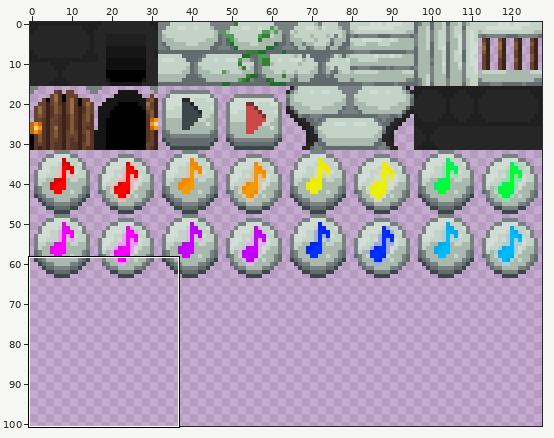
Edited in one commit: sprite sheet (public/assets/images/spritesheet.png). Above, an overview of the earlier version with the close-up marked.
Close-up. Earlier state:
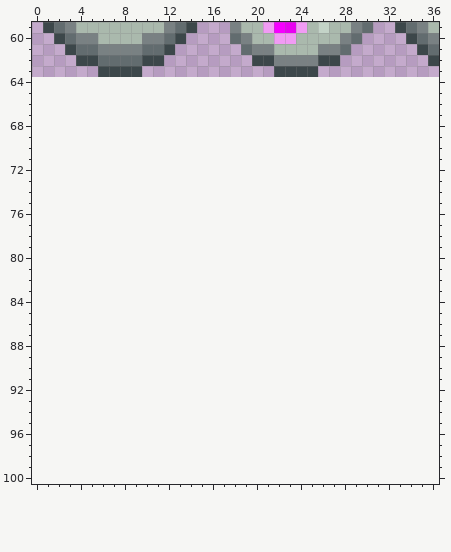
The file is 128x64 pixels. Colours within 5 levels of each other are drawn and written as one. Shown: x 0..36, y 59..100. The old version is drawn lined up with the new one, on the new canvas. The wide view leaves out empty margins.
After the commit:
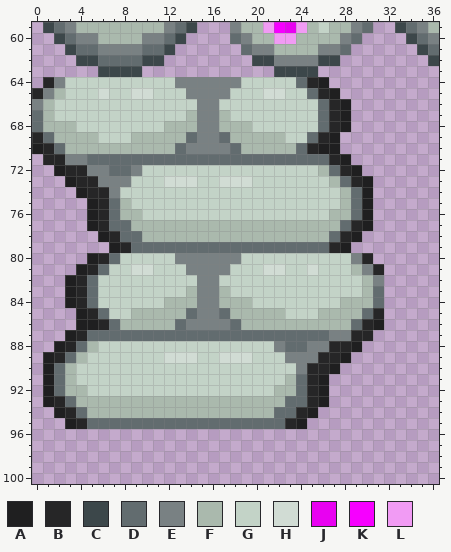
Palette (. is transparent): A #1f1f20  B #262627  C #3c474a  D #626c6f  E #798183  F #aab9ad  G #c3d3c7  H #d1dcd4  J #e801f1  K #f600ff  L #f19bf4
The exact change:
canvas 128x64 -> 128x128
Changed rows in their new state; - is an unchanged pixel.
first column x 0:
 64 -BEGGGGGGGGGGEEEEEEGGGGGDBA-----
 65 BEFGGGHGGHHGGGEEEEGGGHHGGDBA----
 66 EFGGGGGGGGGGGGGEEGGGGGGGGGDBA---
 67 DFGGGGGGGGGGGGFEEFGGGGGGGGDBA---
 68 DFFFGGGGGGGGFFFEEFFFGGGGGGDBA---
 69 BDFFFFGGGFFFFFDEEDFFFFFGGDBA----
 70 ABDFFFFFFFFFFDEEEEDFFFFFDBAA----
 71 -BBEEDDDDDDDDDDDDDDDDDDDDDDBA---
 72 --ABBEEDDEGGGGGGGGGGGGGGGGFDBA--
 73 ---ABBEEEGGGHHHGGHHHGGGGGGGFDBA-
 74 ----ABBEGGGGGGGGGGGGGGGGGGGGFDA-
 75 -----ABDFGGGGGGGGGGGGGGGGGGGFDA-
 76 -----ABDFFGGGGGGGGGGGGGGGGGFFDA-
 77 -----ABDDFFFFFFFFFFFFFFFFFFFDBA-
 78 ------ABDDFFFFFFFFFFFFFFFFFDBA--
 79 -------ABDDDDDDDDDDDDDDDDDDBA---
 80 -----ABDGGGGGEEEEEEGGGGGGGGGGEB-
 81 ----ABDGGHHGGGEEEEGGGHHGGHGGGFEB
 82 ---ABDGGGGGGGGGEEGGGGGGGGGGGGGFE
 83 ---ABDGGGGGGGGFEEFGGGGGGGGGGGGFD
 84 ---ABDGGGGGGFFFEEFFFGGGGGGGGFFFD
 85 ----ABDGGFFFFFDEEDFFFFFGGGFFFFDB
 86 ----AABDFFFFFDEEEEDFFFFFFFFFFDBA
 87 ---ABDDDDDDDDDDDDDDDDDDDDDDEEBB-
 88 --ABDFGGGGGGGGGGGGGGGGEDDEEBBA--
 89 -ABDFGGGGGGGHHHGGHHHGGGEEEBBA---
 90 -ADFGGGGGGGGGGGGGGGGGGGGEBBA----
 91 -ADFGGGGGGGGGGGGGGGGGGGFDBA-----
 92 -ADFFGGGGGGGGGGGGGGGGGFFDBA-----
 93 -ABDFFFFFFFFFFFFFFFFFFFDDBA-----
 94 --ABDFFFFFFFFFFFFFFFFFDDBA------
 95 ---ABDDDDDDDDDDDDDDDDDDBA-------
Boxes around the changes in both close-ups, in picture pixels (x1, y1, x2, y2):
added: (32, 77, 384, 429)
